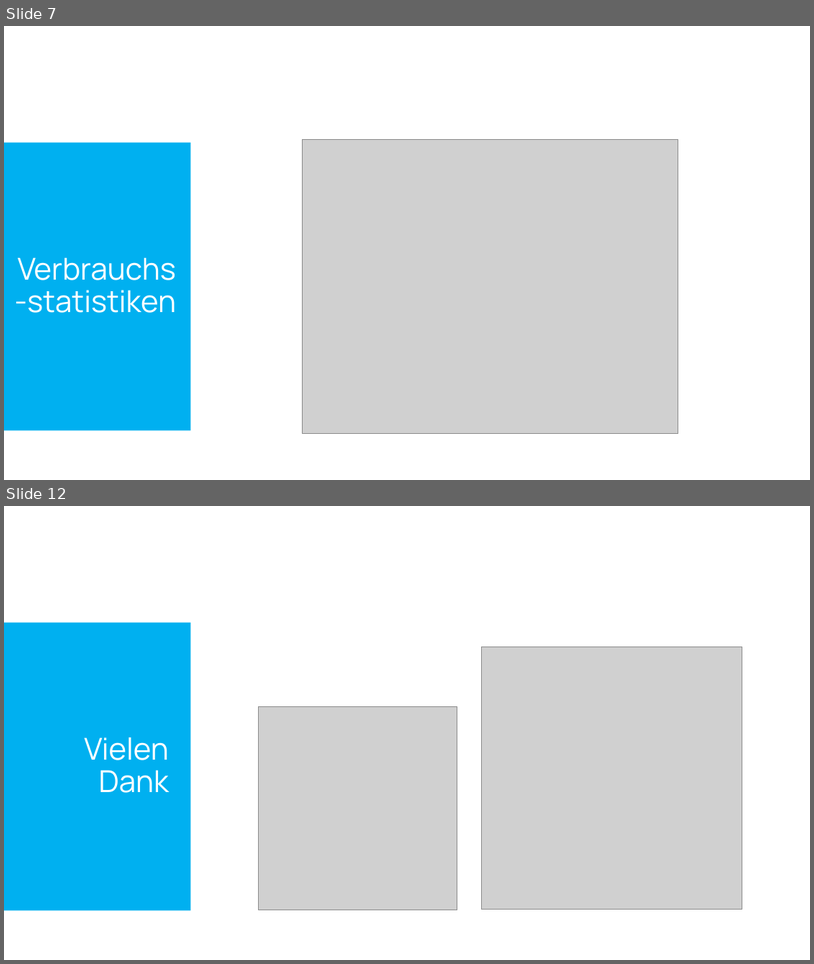
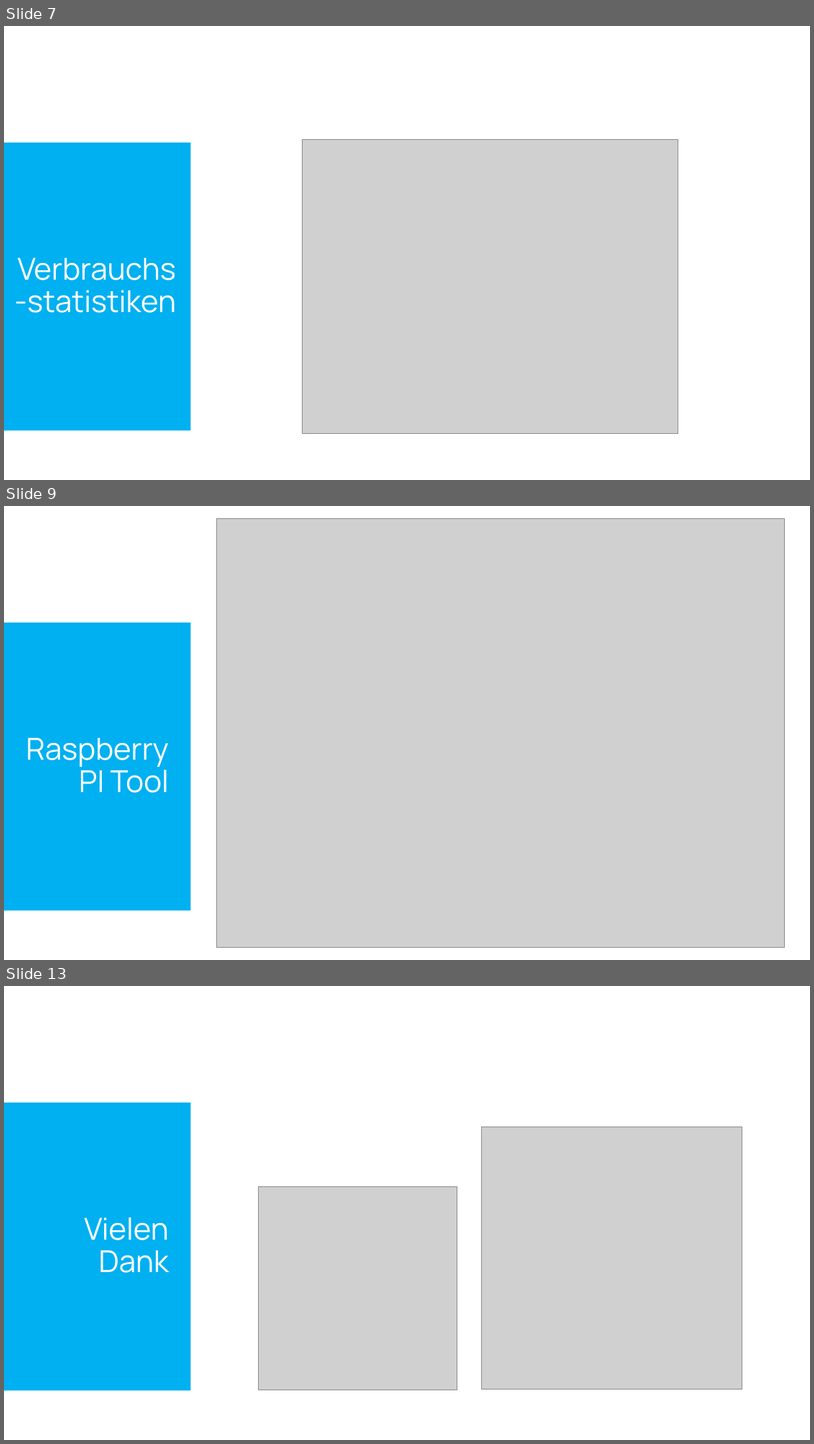
Before and after one commit to SebastianMandl/AEMS, a slide deck: Planung/Praesentationen/Praesentation_Firmentag.pptx. Shown one above the other, each under a label of ours: slides 7 and 12 before the commit, slides 7, 9 and 13 after it; the slides between them are not shown. The pictures are 814x964 and 814x1444 pixels, drawn with LibreOffice and Linux fonts; fonts in the diff are those of the drawing; grey boxes stand for pictures; background and template pictures are left out. Boxes give left, top, right and bottom in pixels: in the first picture for what was removed or moved away, otherwise in the second. Text is boxed around its words. In the diff, an @@ line names an element or a change of style, - is before the commit and + after.

```diff
--- a/Planung/Praesentationen/Praesentation_Firmentag.pptx
+++ b/Planung/Praesentationen/Praesentation_Firmentag.pptx
@@ slide 9 added at <box>4,506,810,960</box>, background #FFFFFF; not listed: 1 template element that a slide beside it also shows @@
@@ picture added at <box>216,519,785,947</box> @@
@@ title added at <box>26,737,169,793</box>, 36 pt, text #FFFFFF @@
+Raspberry PI Tool
@@ what was slide 12 is now slide 13 @@
```
Also in this commit, not shown: 7 slides changed, 1 other file.
